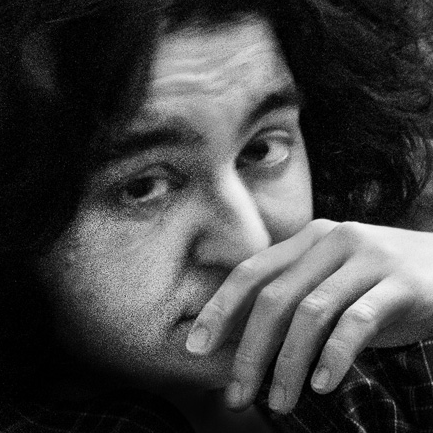
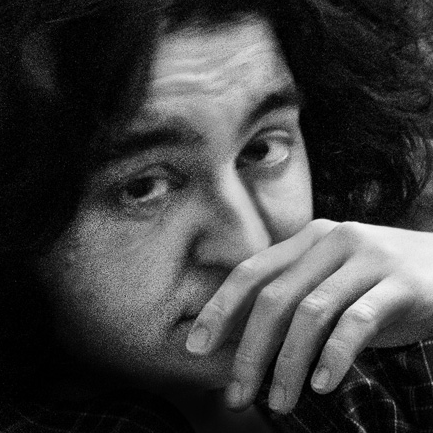
Layered file, before and after one edit (433x433). Changes by layer:
added layer "Layer 2" above "Layer 1 copy 2" over [34, 43, 296, 407]
hid "Layer 1 copy" over [34, 43, 296, 407]
